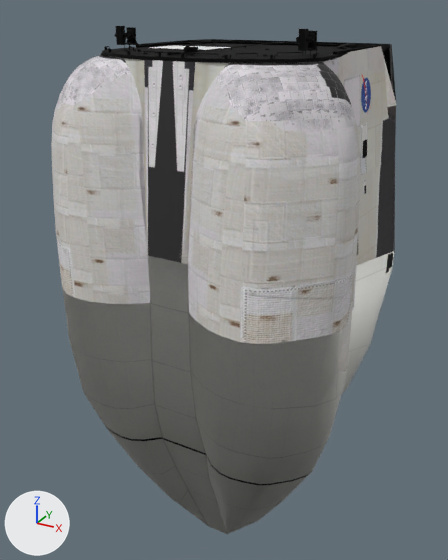
A saved change to the Blender file shuttle_system_parts_redone/blender/engmount_oms.blend.
Before and after are seen from a 50 mm lens placed at (7.11, -13.68, 3.36), pointed at (-0.36, -0.1, -3.43). The axes (+X, +Y, +Z) are drawn at lower left. The lights are the same throughout.

Names of what the first picture shows: 'S2', 'Tailcone', 'ULTRA_ENGINE', 'Xo1307_BULKHEAD', '_111R', '_111R_001'.
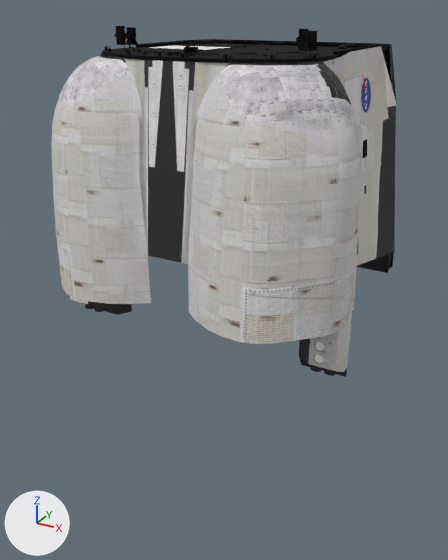
The change, as a diff of the scene's bpy script:
```diff
--- a/shuttle_system_parts_redone/blender/engmount_oms.blend.py
+++ b/shuttle_system_parts_redone/blender/engmount_oms.blend.py
@@ me_rcscover_001 @@
+me_rcscover_001.from_pydata(...)  # 540 vertices, 180 faces; spans x -3.54..-2.74, y -0.01..1.76, z -0.2..1.14
+me_rcscover_001.materials.append(mat_ac3dmat1)
@@ me_rcscover_013_1 @@
+me_rcscover_013_1.from_pydata(...)  # 540 vertices, 180 faces; spans x 2.43..3.62, y -1.63..-0.13, z -0.2..1.14
+me_rcscover_013_1.materials.append(mat_ac3dmat1)
@@ ob_tailcone_1 @@
 ob_tailcone_1.scale = (0.97, 0.97, 1.0)
+ob_tailcone_1.hide_set(True)
@@ ob_rcscover_l @@
+ob_rcscover_l = bpy.data.objects.new('rcscover_l', me_rcscover_001)
+ob_rcscover_l.parent = ob_1
+ob_rcscover_l.location = (0.0, -1.705, -3.967)
+ob_rcscover_l.rotation_mode = 'ZYX'
+ob_rcscover_l.rotation_euler = (0.0, 0.0, 2.853)  # degrees (0, 0, 163)
+ob_rcscover_l.scale = (-1.0, 1.0, 1.0)
@@ ob_rcscover_r @@
+ob_rcscover_r = bpy.data.objects.new('rcscover_r', me_rcscover_013_1)
+ob_rcscover_r.parent = ob_1
+ob_rcscover_r.location = (0.0, -1.705, -3.967)
+ob_rcscover_r.rotation_mode = 'ZYX'
+ob_rcscover_r.rotation_euler = (0.0, 0.0, 2.853)  # degrees (0, 0, 163)
+ob_rcscover_r.scale = (-1.0, 1.0, 1.0)
```

Where the change shows, as pixel boxes [x1, y1, x2, y2] in the pictures (448 x 560 px):
'Tailcone', hidden: before [62, 251, 394, 534]
'rcscover_r', added: after [314, 336, 325, 363]
